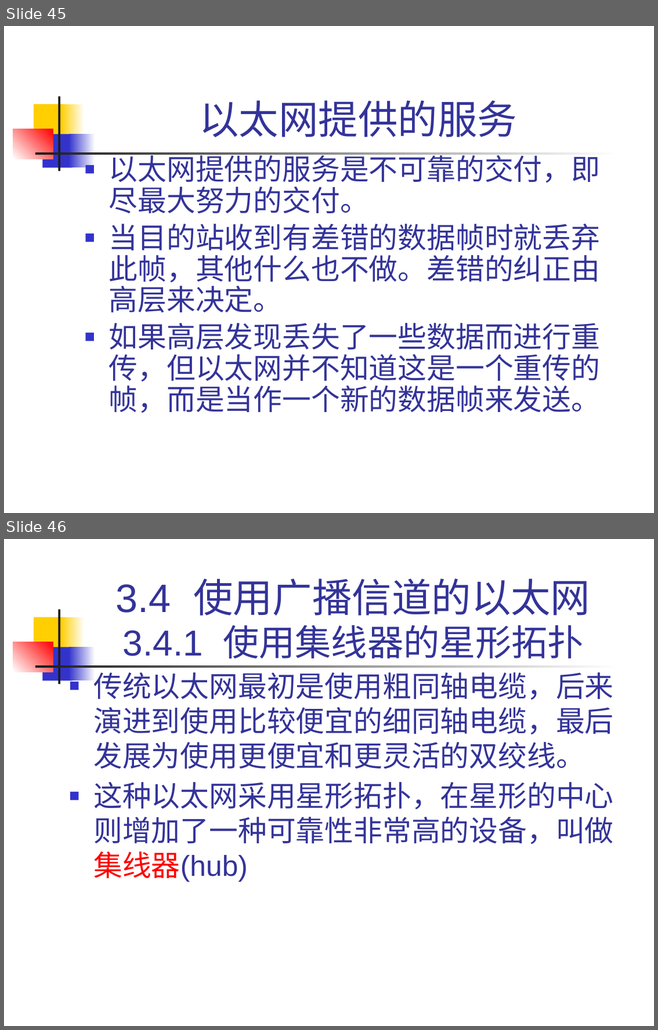
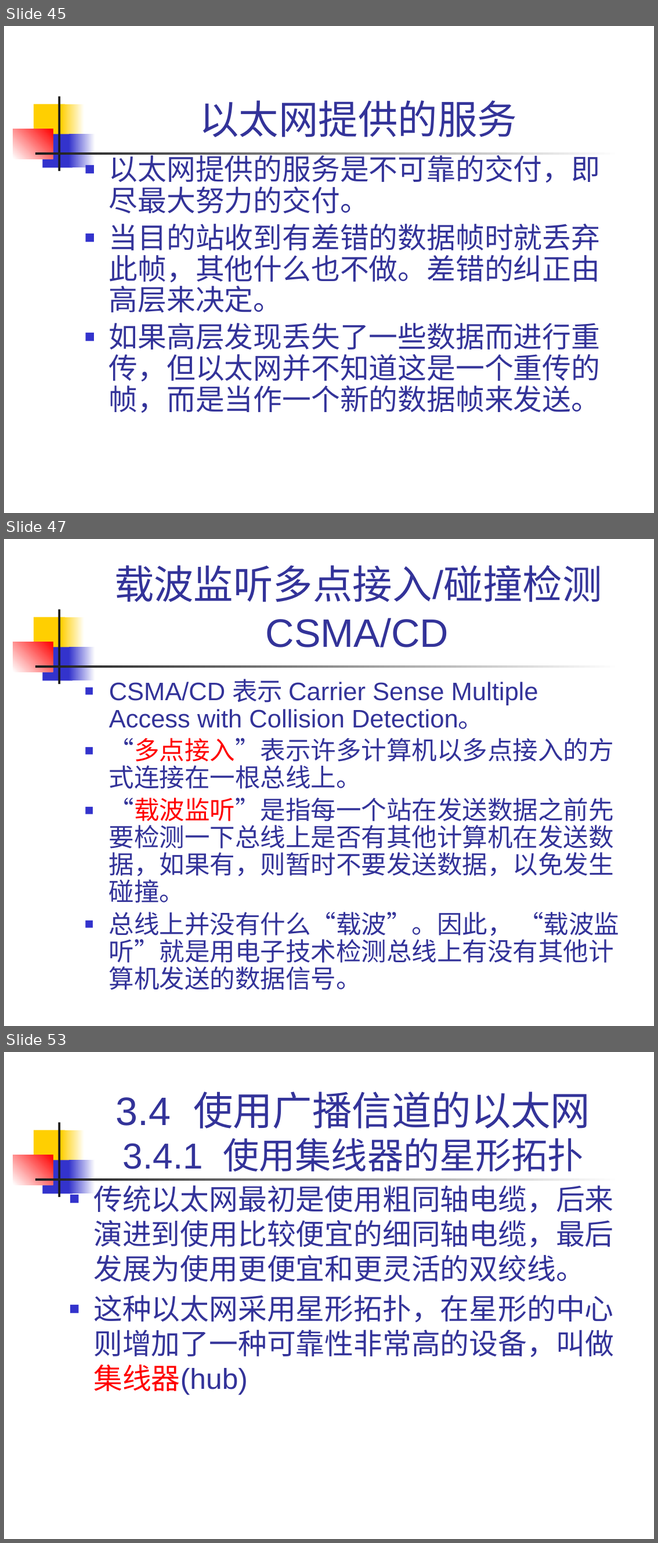
Before and after one commit to nanhapy/information-technology-materials, a slide deck: teaching-materials/network-intro/第三章 数据链路层.pptx. Shown one above the other, each under a label of ours: slides 45 and 46 before the commit, slides 45, 47 and 53 after it; the slides between them are not shown. The pictures are 658x1030 and 658x1543 pixels, drawn with LibreOffice and Linux fonts; fonts in the diff are those of the drawing. Boxes give left, top, right and bottom in pixels: in the first picture for what was removed or moved away, otherwise in the second. Text is boxed around its words. In the diff, an @@ line names an element or a change of style, - is before the commit and + after.

Commit message:
update

```diff
--- a/teaching-materials/network-intro/第三章 数据链路层.pptx
+++ b/teaching-materials/network-intro/第三章 数据链路层.pptx
@@ slide 47 added at (4, 539, 654, 1026), background #FFFFFF; not listed: 7 template elements that a slide beside it also shows @@
@@ title added at (114, 565, 602, 647), 44 pt, text #333399 @@
+载波监听多点接入/碰撞检测 CSMA/CD
@@ text added at (109, 679, 619, 990), 28 pt, text #333399 @@
+■ CSMA/CD 表示 Carrier Sense Multiple Access with Collision Detection。
+■ “多点接入”表示许多计算机以多点接入的方式连接在一根总线上。
+■ “载波监听”是指每一个站在发送数据之前先要检测一下总线上是否有其他计算机在发送数据，如果有，则暂时不要发送数据，以免发生碰撞。
+■ 总线上并没有什么“载波”。因此， “载波监听”就是用电子技术检测总线上有没有其他计算机发送的数据信号。
@@ what was slide 46 is now slide 53 @@
```
Also in this commit, not shown: 2 slides changed, 6 other slides added.
